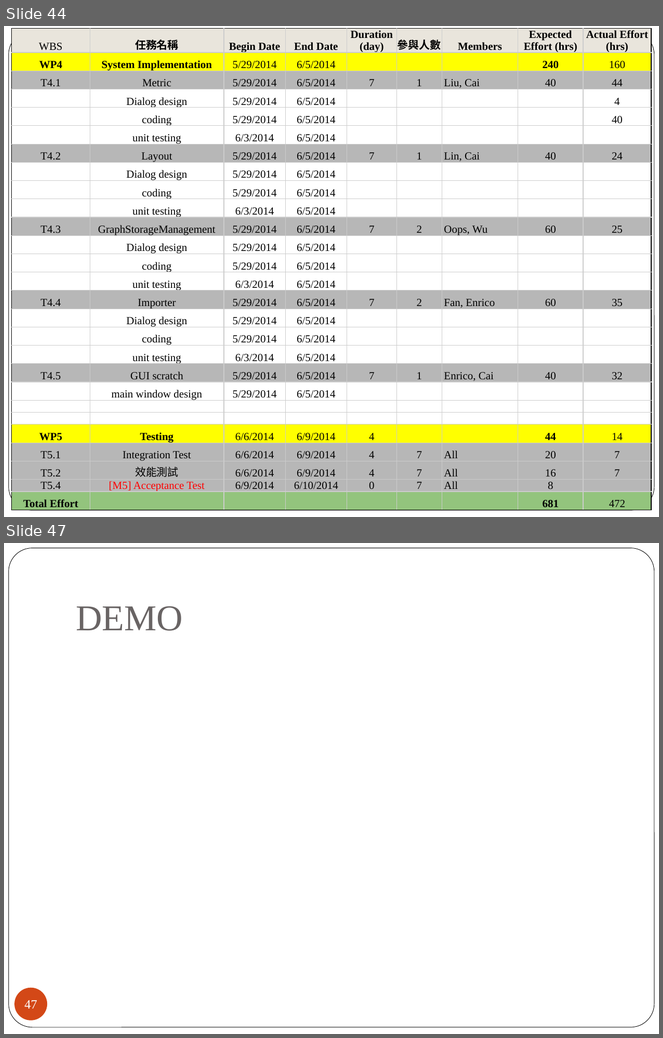
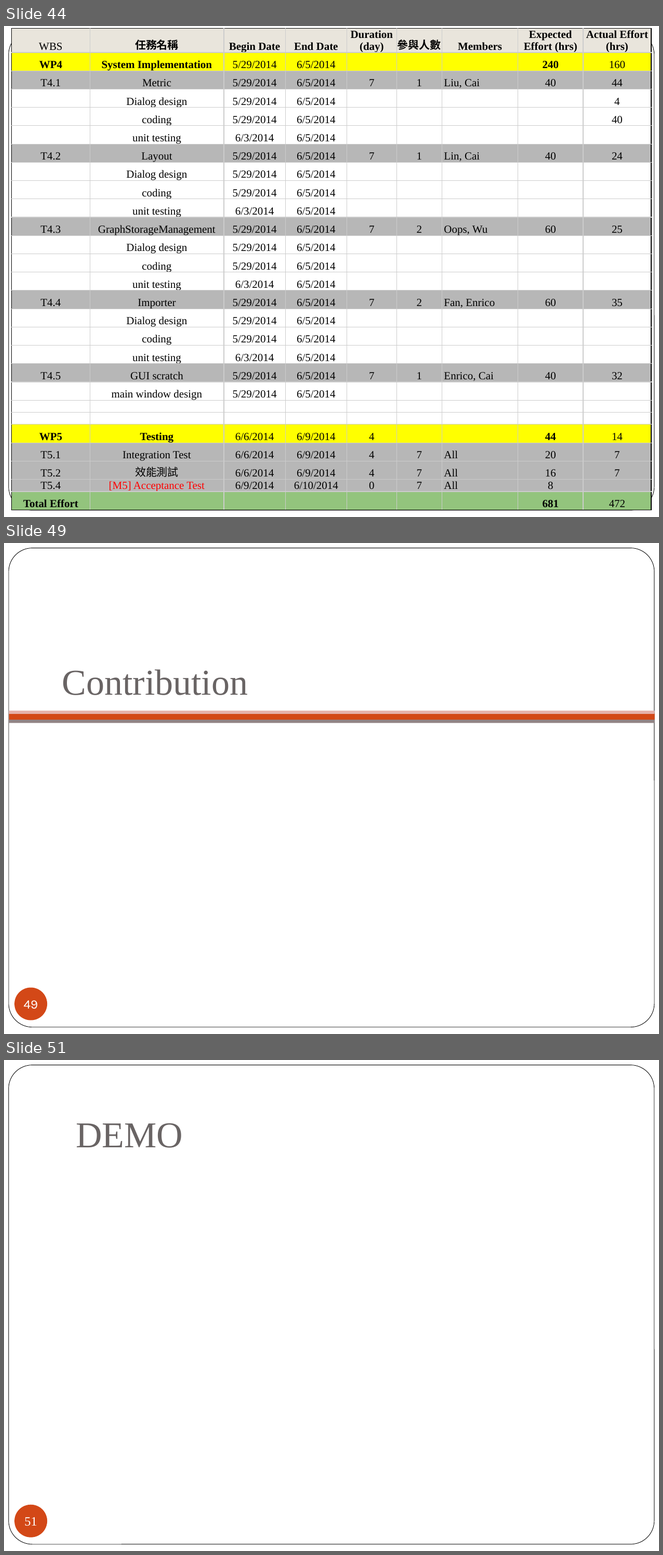
Before and after one commit to 2014-sed-team3/term-project, a slide deck: project/report/report.pptx. Shown one above the other, each under a label of ours: slides 44 and 47 before the commit, slides 44, 49 and 51 after it; the slides between them are not shown. The pictures are 663x1038 and 663x1555 pixels, drawn with LibreOffice and Linux fonts; fonts in the diff are those of the drawing; background and template pictures are left out. Boxes give left, top, right and bottom in pixels: in the first picture for what was removed or moved away, otherwise in the second. Text is boxed around its words. In the diff, an @@ line names an element or a change of style, - is before the commit and + after.

```diff
--- a/project/report/report.pptx
+++ b/project/report/report.pptx
@@ slide 49 added at bbox=[4, 543, 659, 1034], background picture (left out); not listed: 1 template element that a slide beside it also shows @@
@@ title added at bbox=[62, 669, 248, 695], 40 pt, text #696464 @@
+Contribution
@@ rectangle added at bbox=[9, 714, 655, 720], fill #D34817 @@
@@ rectangle added at bbox=[9, 711, 655, 714], fill #E6B1AC @@
@@ rectangle added at bbox=[9, 720, 655, 723], fill #918485 @@
@@ page number added at bbox=[14, 988, 47, 1021], fill #D34817, 14 pt, text #FFFFFF @@
+49
@@ what was slide 47 is now slide 51 @@
@@ page number at bbox=[24, 1518, 37, 1526]: text changed @@
-47
+51
```
Also in this commit, not shown: 9 slides changed, 3 other slides added.
